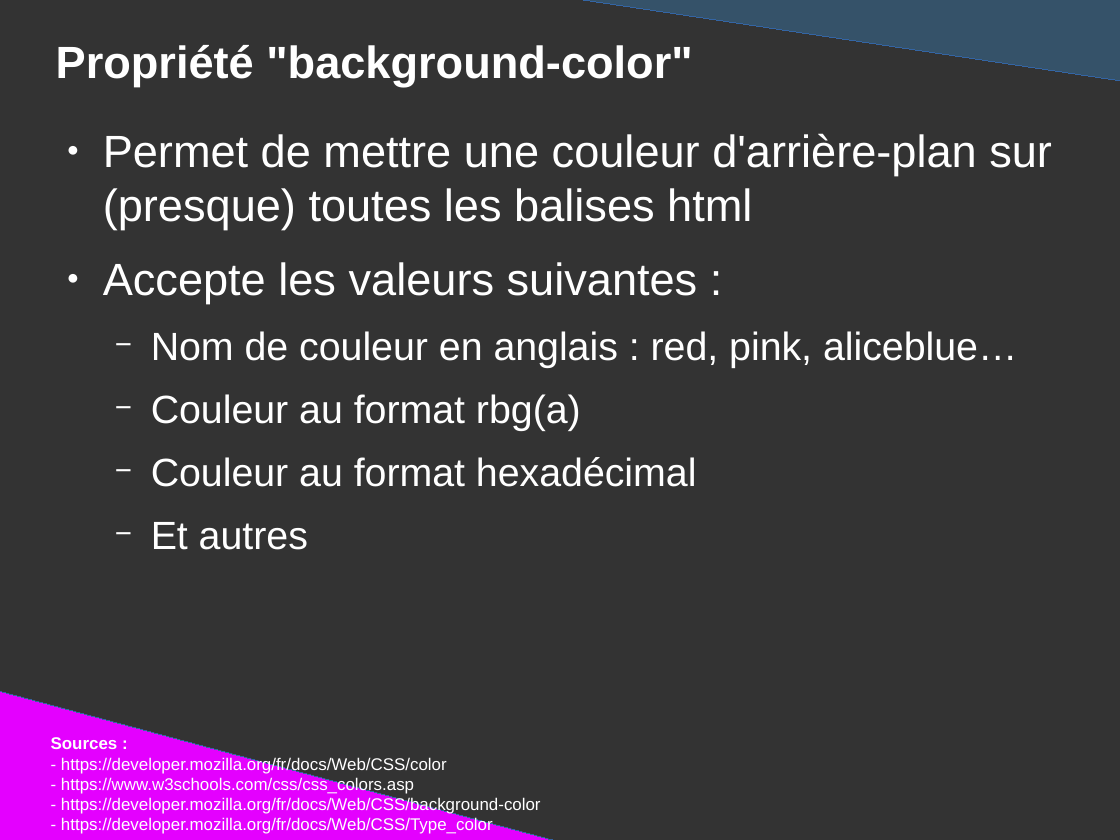
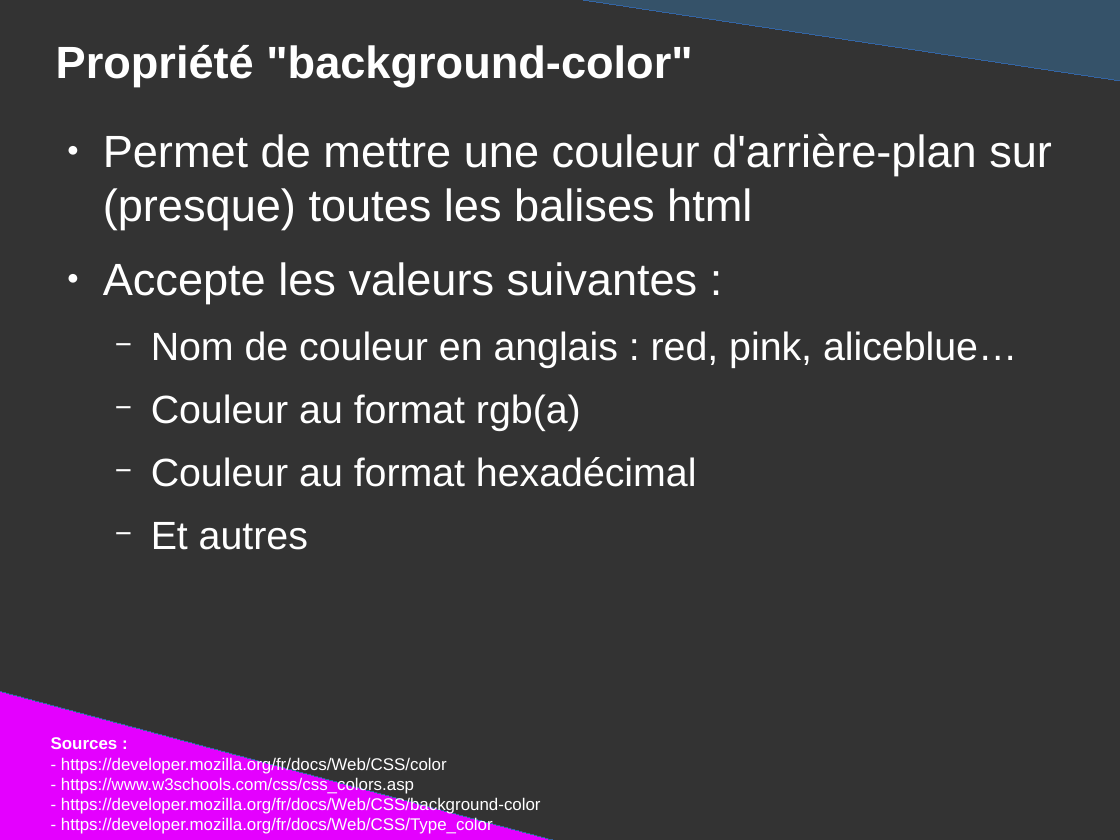
Before and after one commit to DanYellow/presentations, a slide deck: slide 11 of mmi/html/travaux-pratiques/numero-2/presentation.odp. Drawn at 1120x840 pixels with LibreOffice and Linux fonts; fonts in the diff are those of the drawing. Boxes give left, top, right and bottom in pixels: in the first picture for what was removed or moved away, otherwise in the second. Text is boxed around its words. In the diff, an @@ line names an element or a change of style, - is before the commit and + after.

```diff
--- a/mmi/html/travaux-pratiques/numero-2/presentation.odp
+++ b/mmi/html/travaux-pratiques/numero-2/presentation.odp
@@ text at bbox=[151, 394, 581, 431]: text changed @@
-  − Couleur au format rbg(a)
+  − Couleur au format rgb(a)
```
Also in this commit, not shown: 16 other slides changed, 30 other files.
